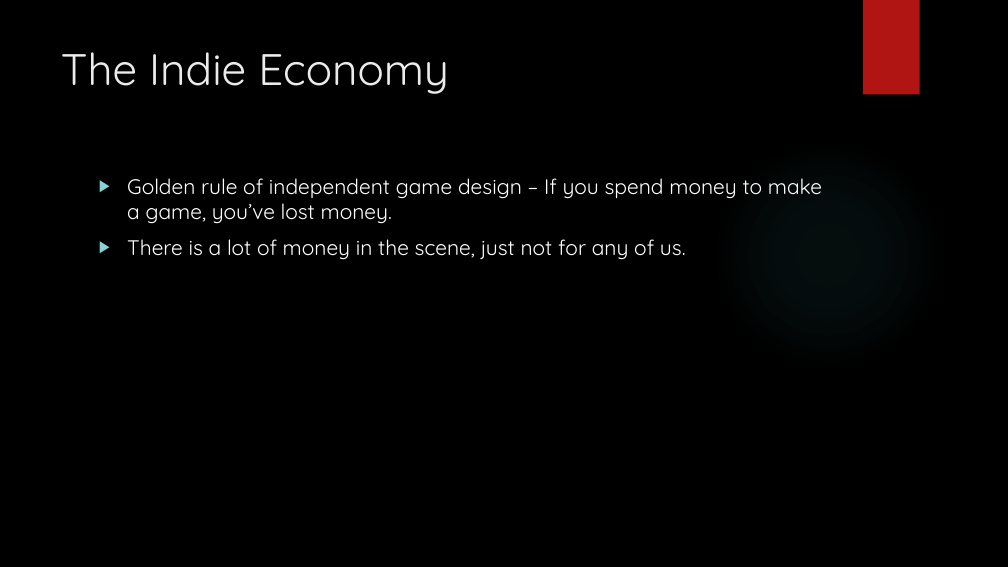
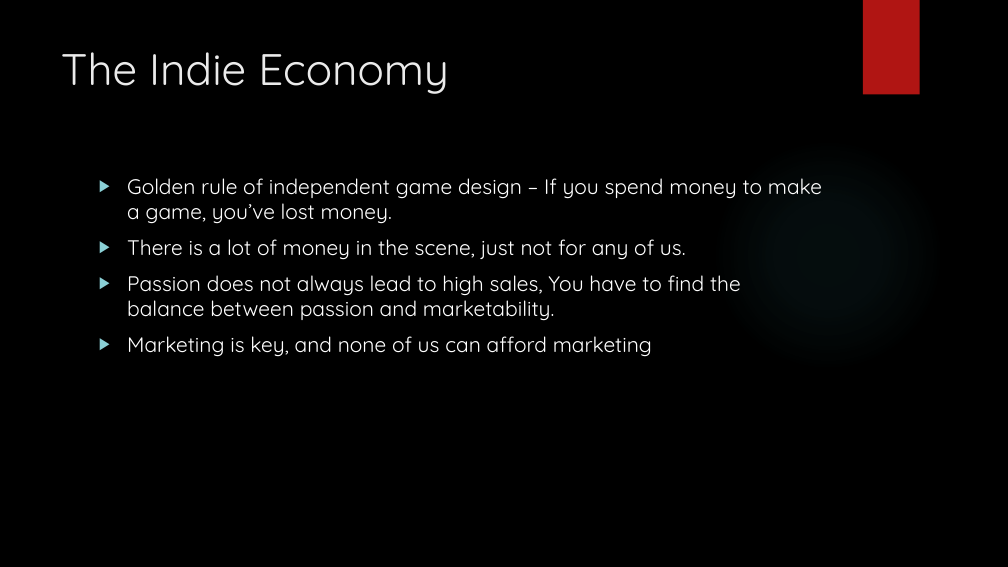
Before and after one commit to AllenOliver/How-to-Make-Games-at-Home-for-Cheap, a slide deck: slide 13 of How to Make Games at Home for Cheap.pptx. Drawn at 1008x567 pixels with LibreOffice and Linux fonts; fonts in the diff are those of the drawing; background and template pictures are left out. Boxes give left, top, right and bottom in pixels: in the first picture for what was removed or moved away, otherwise in the second. Text is boxed around its words. In the diff, an @@ line names an element or a change of style, - is before the commit and + after.

```diff
--- a/How to Make Games at Home for Cheap.pptx
+++ b/How to Make Games at Home for Cheap.pptx
@@ text at [127, 275, 741, 357]: paragraphs added @@
+▶ Passion does not always lead to high sales, You have to find the balance between passion and marketability.
+▶ Marketing is key, and none of us can afford marketing
```
Also in this commit, not shown: 3 other slides changed, 1 slide added.
